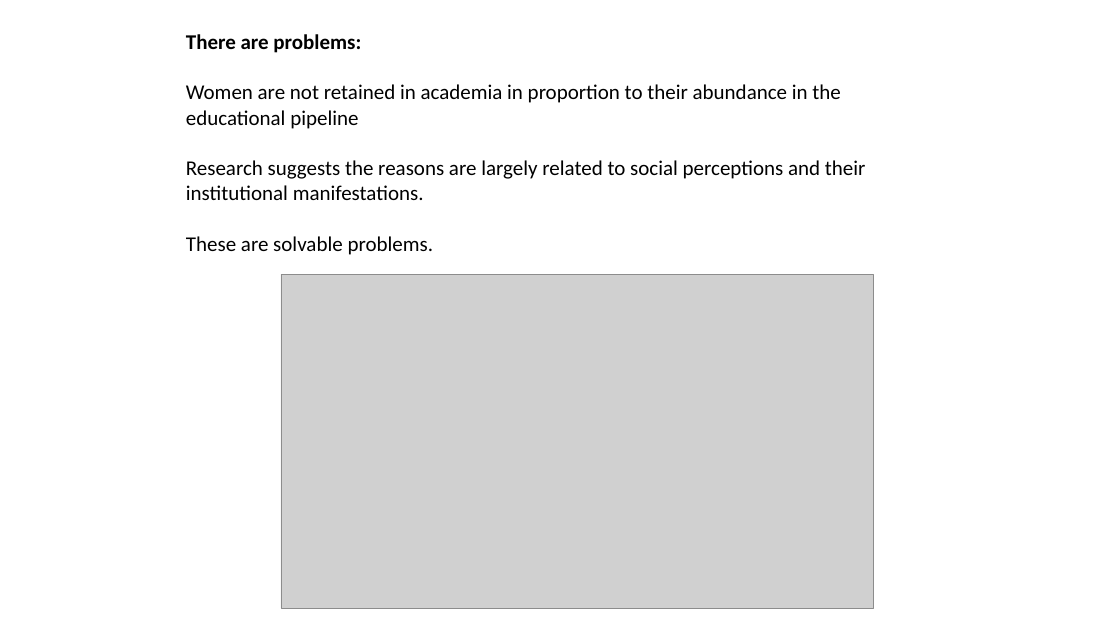
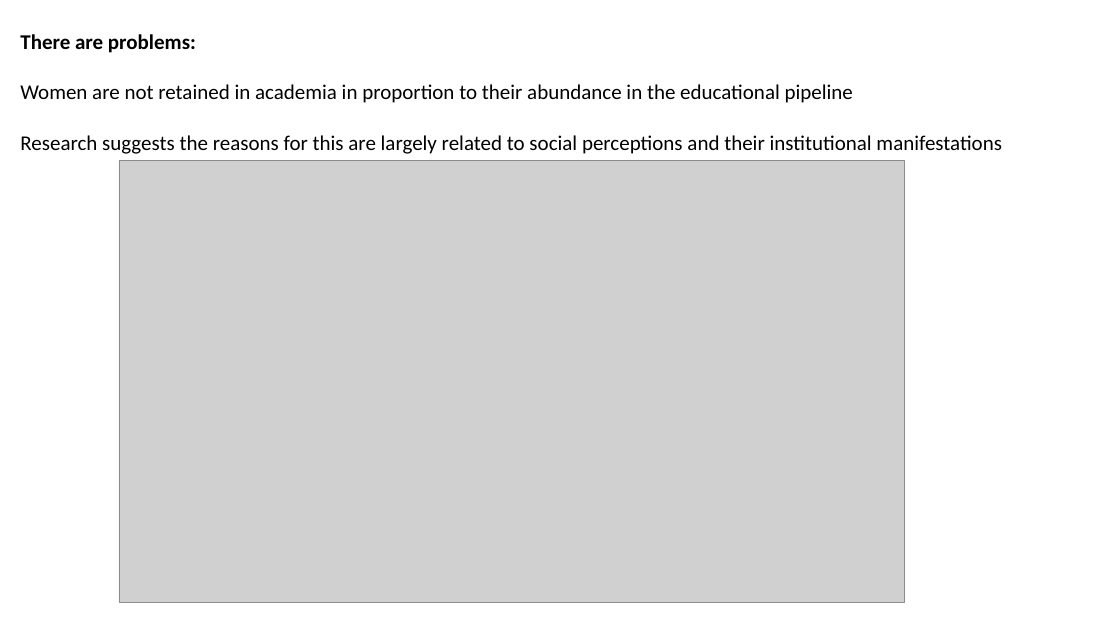
Before and after one commit to JoeyBernhardt/GRC-power-hour, a slide deck: slide 5 of presentations/GRC-power-hour.pptx (slide 6 before the commit). Drawn at 1120x630 pixels with LibreOffice and Linux fonts; fonts in the diff are those of the drawing; grey boxes stand for pictures. Boxes give left, top, right and bottom in pixels: in the first picture for what was removed or moved away, otherwise in the second. Text is boxed around its words. In the diff, an @@ line names an element or a change of style, - is before the commit and + after.

```diff
--- a/presentations/GRC-power-hour.pptx
+++ b/presentations/GRC-power-hour.pptx
@@ text "There are problems:": place and size @@
-text "There are problems:" at [186,34,866,255]
+text "There are problems:" at [20,34,1002,154]
@@ text at [20,135,1002,154]: text changed @@
-Research suggests the reasons are largely related to social perceptions and their institutional manifestations.
-These are solvable problems.
+Research suggests the reasons for this are largely related to social perceptions and their institutional manifestations
@@ picture: place and size @@
-picture at [281,274,873,607]
+picture at [119,160,905,602]
```
Also in this commit, not shown: 3 other slides changed, 19 slides added, 3 other files.
